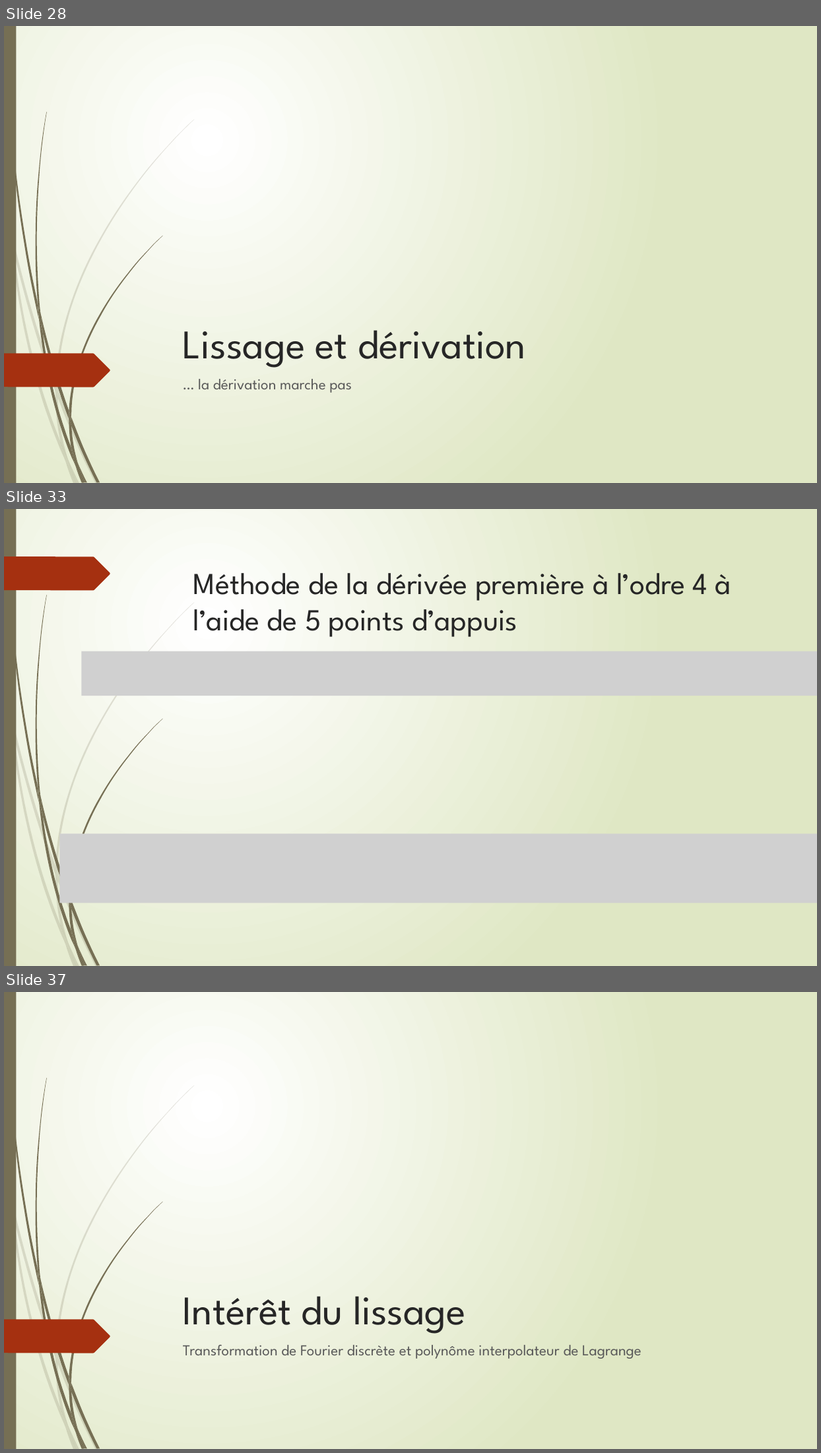
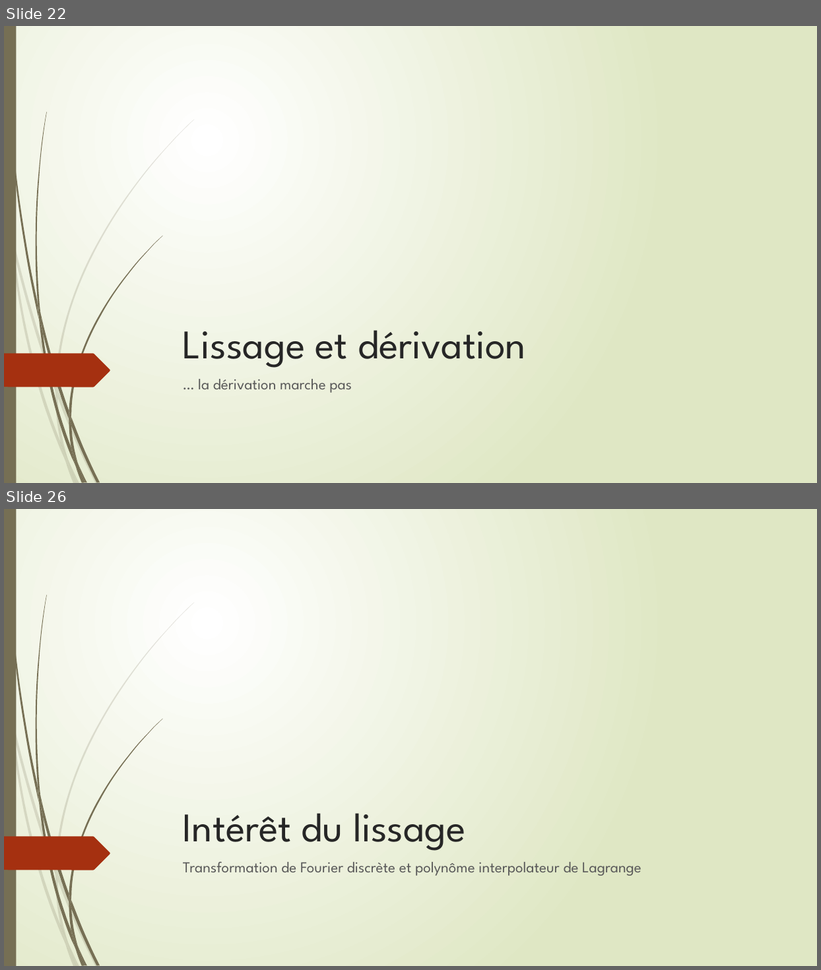
Before and after one commit to Poroing/CrowdDeplacementOptimisation, a slide deck: Présentation/presentation_finale.pptm. Shown one above the other, each under a label of ours: slides 28, 33 and 37 before the commit, slides 22 and 26 after it; the slides between them are not shown. The pictures are 821x1453 and 821x970 pixels, drawn with LibreOffice and Linux fonts; fonts in the diff are those of the drawing; grey boxes stand for pictures. Boxes give left, top, right and bottom in pixels: in the first picture for what was removed or moved away, otherwise in the second. Text is boxed around its words. In the diff, an @@ line names an element or a change of style, - is before the commit and + after.

```diff
--- a/Présentation/presentation_finale.pptm
+++ b/Présentation/presentation_finale.pptm
@@ slide 33 removed at box(4, 509, 817, 966), background gradient #FFFFFF to #DFE8C4; not listed: 23 template elements that a slide beside it also shows @@
@@ freeform shape removed at box(4, 557, 110, 590) @@
@@ text removed at box(193, 573, 731, 637) @@
-Méthode de la dérivée première à l’odre 4 à l’aide de 5 points d’appuis
@@ picture removed at box(81, 651, 817, 696) @@
@@ picture removed at box(59, 834, 817, 903) @@
@@ what was slide 28 is now slide 22 @@
@@ what was slide 37 is now slide 26 @@
```
Also in this commit, not shown: 3 slides changed, 1 slide added, 11 other slides removed, 1 other file.
